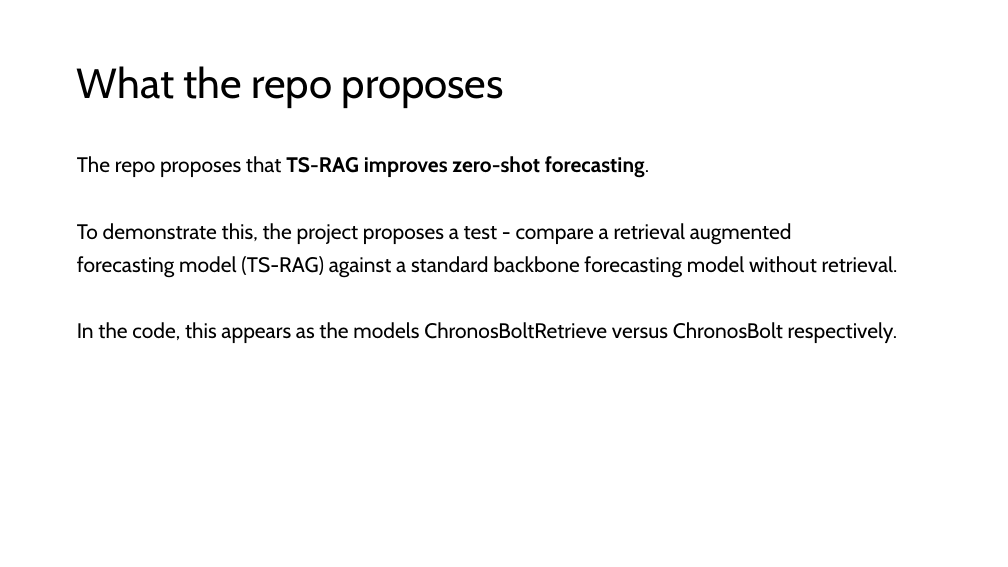
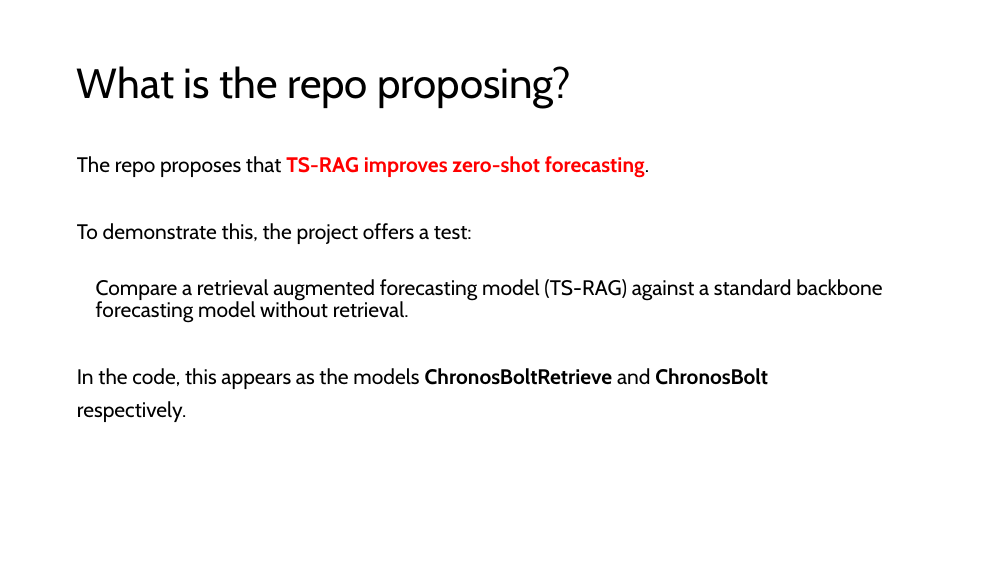
Before and after one commit to ZGRochelleDev/intelligent-systems-code-Review, a slide deck: slide 3 of deliverables/code-review-presentation.pptx. Drawn at 1008x567 pixels with LibreOffice and Linux fonts; fonts in the diff are those of the drawing. Boxes give left, top, right and bottom in pixels: in the first picture for what was removed or moved away, otherwise in the second. Text is boxed around its words. In the diff, an @@ line names an element or a change of style, - is before the commit and + after.

```diff
--- a/deliverables/code-review-presentation.pptx
+++ b/deliverables/code-review-presentation.pptx
@@ title at (x1=77, y1=66, x2=570, y2=108): text changed @@
-What the repo proposes
+What is the repo proposing?
@@ text at (x1=77, y1=156, x2=649, y2=178): text colour #000000 to #FF0000 in "TS-RAG improves zero-shot forecasting." @@
@@ text at (x1=77, y1=223, x2=882, y2=422): text changed @@
-To demonstrate this, the project proposes a test - compare a retrieval augmented
-forecasting model (TS-RAG) against a standard backbone forecasting model without retrieval.
-In the code, this appears as the models ChronosBoltRetrieve versus ChronosBolt respectively.
+To demonstrate this, the project offers a test:
+Compare a retrieval augmented forecasting model (TS-RAG) against a standard backbone forecasting model without retrieval.
+In the code, this appears as the models ChronosBoltRetrieve and ChronosBolt
+respectively.
```
Also in this commit, not shown: 4 other slides changed, 2 other files.
